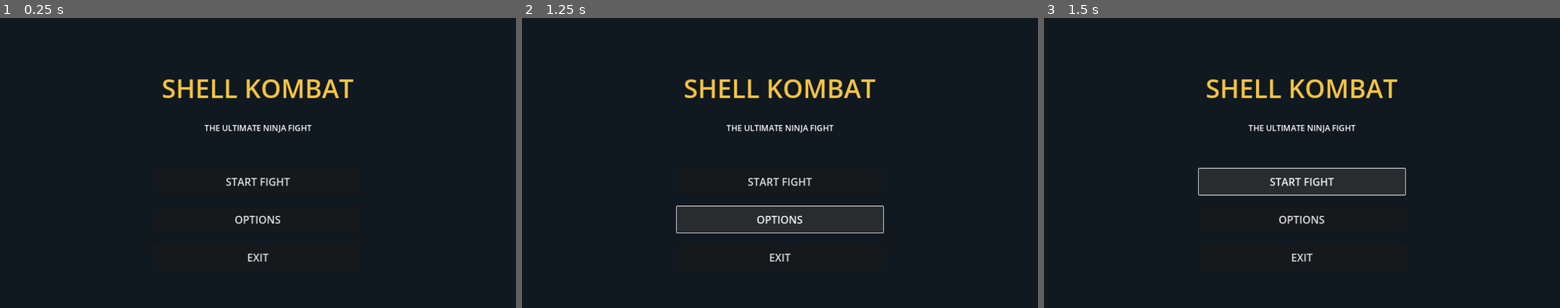
Above: before the commit, frames 1-3 (left to right).
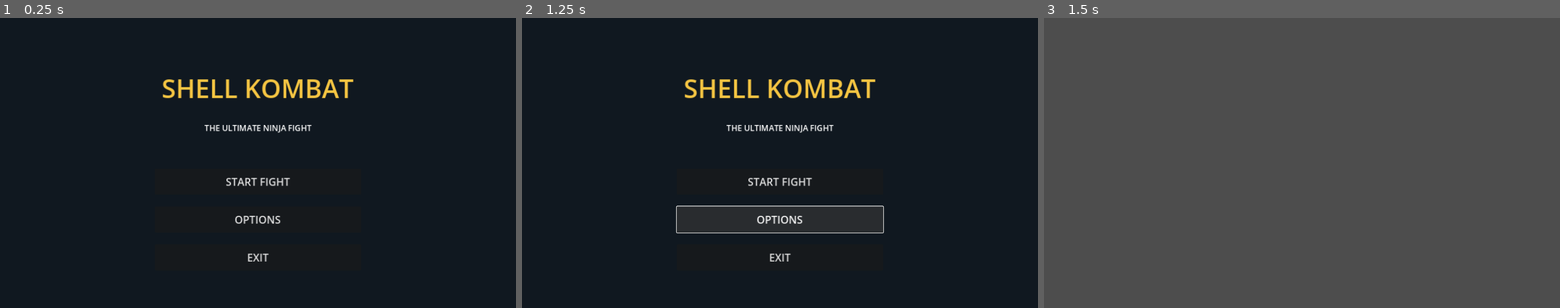
Above: after the commit, the same moments.

Repository: Amin9506/SHELL-KOMBAT
Game: Godot game, scene res://MainMenu.tscn
The game is run twice, just before and just after one commit, with the same random seed, the same clock (stepped at 60 frames per second) and the same inputs.
Inputs:
- Up to frame 1 (0.25 s): no input
- Up to frame 2 (1.25 s): click "OPTIONS" at 0.5 s
- Up to frame 3 (1.5 s): click "START FIGHT" at 1.25 s

Frames 1-2 are identical in both runs. In frame 3, 100% of the frame differs, in the area x 0-100%, y 0-100%.

Commit message:
Update MainMenu.gd

Diff:
--- a/MainMenu.gd
+++ b/MainMenu.gd
@@ -1,9 +1,11 @@
+
 extends Control
 
 func _ready():
     var bg = ColorRect.new()
     bg.color = Color("#101820")
     bg.set_anchors_and_offsets_preset(Control.PRESET_FULL_RECT)
+    bg.mouse_filter = Control.MOUSE_FILTER_IGNORE
     add_child(bg)
 
     var title = Label.new()
@@ -41,3 +43,15 @@
     btn.anchor_bottom = y + 0.09
     btn.add_theme_font_size_override("font_size", 26)
     add_child(btn)
+
+    if text_value == "START FIGHT":
+        btn.pressed.connect(_on_start_pressed)
+
+    if text_value == "EXIT":
+        btn.pressed.connect(_on_exit_pressed)
+
+func _on_start_pressed():
+    get_tree().change_scene_to_file("res://CharacterSelect.tscn")
+
+func _on_exit_pressed():
+    get_tree().quit()
